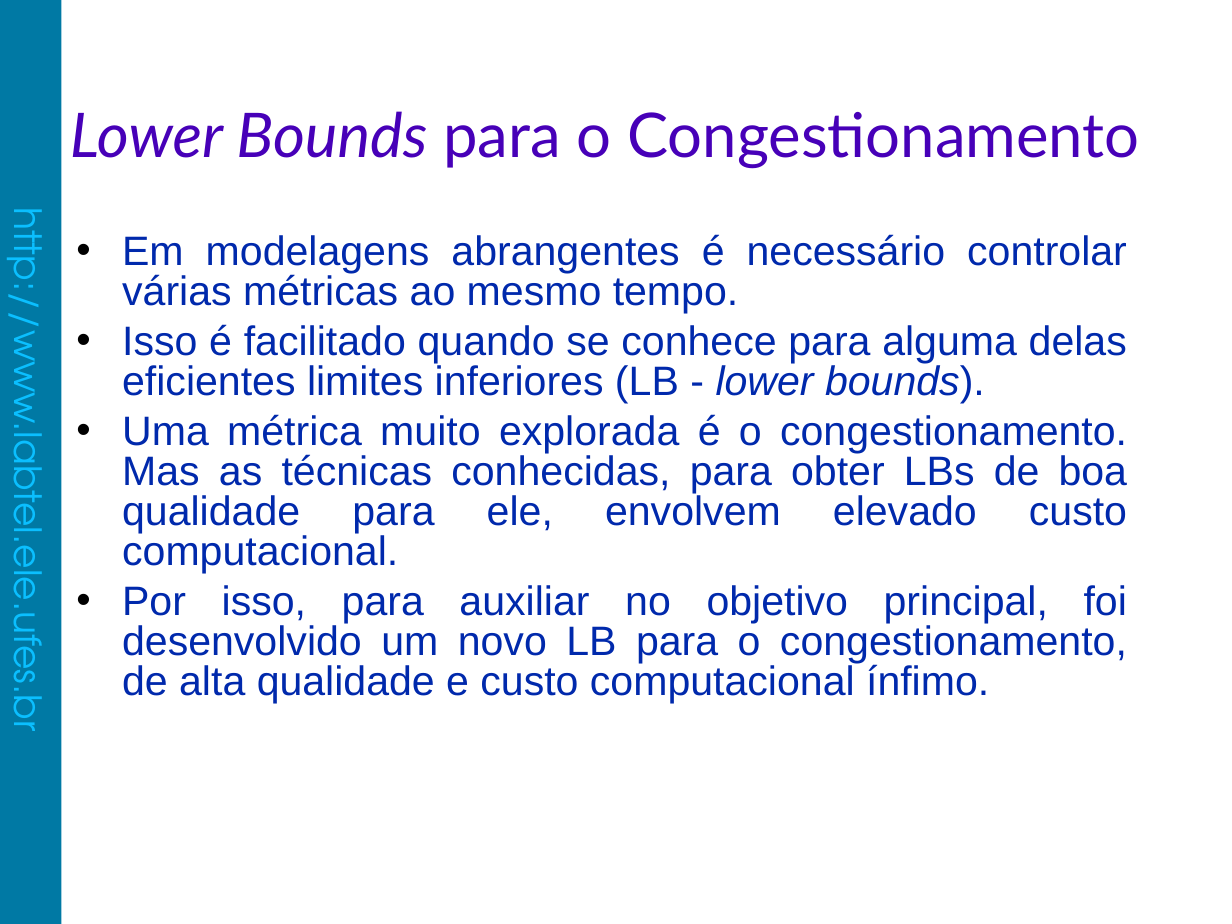
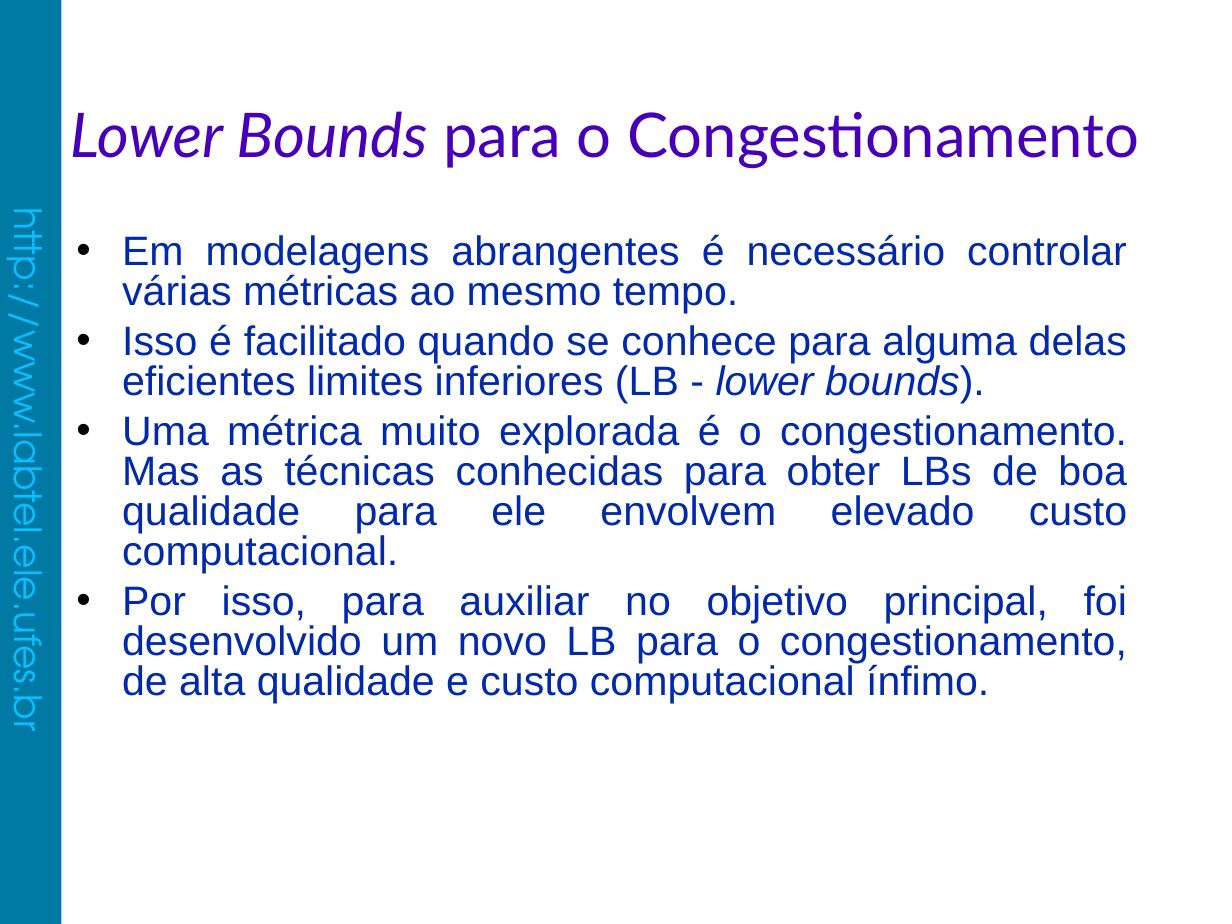
Before and after one commit to fabiolimath/twa, a slide deck: slide 15 of dissertacao/apresentacao/FabioLima-Apresentacao.odp. Drawn at 1232x924 pixels with LibreOffice and Linux fonts; fonts in the diff are those of the drawing; background and template pictures are left out. Boxes give left, top, right and bottom in pixels: in the first picture for what was removed or moved away, otherwise in the second. Text is boxed around its words. In the diff, an @@ line names an element or a change of style, - is before the commit and + after.

```diff
--- a/dissertacao/apresentacao/FabioLima-Apresentacao.odp
+++ b/dissertacao/apresentacao/FabioLima-Apresentacao.odp
@@ text at (x1=122, y1=414, x2=1127, y2=573): text changed @@
-• Uma métrica muito explorada é o congestionamento. Mas as técnicas conhecidas, para obter LBs de boa qualidade para ele, envolvem elevado custo computacional.
+• Uma métrica muito explorada é o congestionamento. Mas as técnicas conhecidas para obter LBs de boa qualidade para ele envolvem elevado custo computacional.
```
Also in this commit, not shown: 9 other slides changed, 1 other file.
